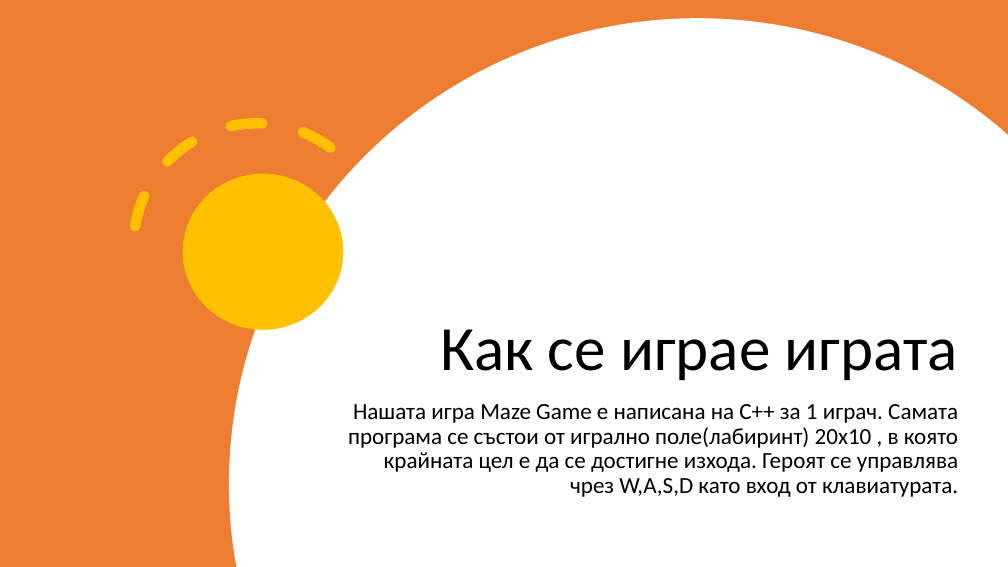
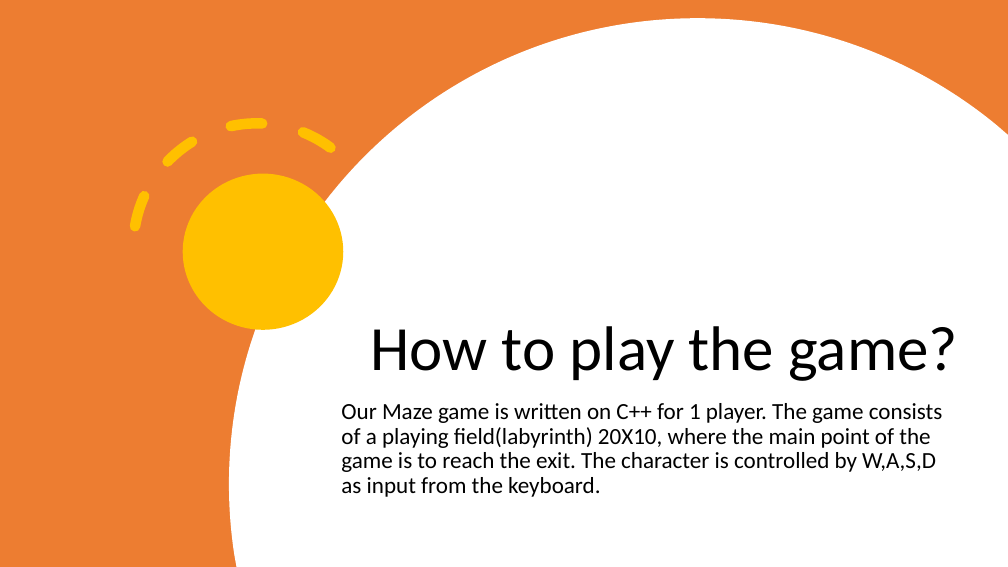
Before and after one commit to MVBoshev/TheCoders, a slide deck: slide 3 of Presentation and Documentation/The Coders - Presentation.pptx (slide 2 before the commit). Drawn at 1008x567 pixels with LibreOffice and Linux fonts; fonts in the diff are those of the drawing. Boxes give left, top, right and bottom in pixels: in the first picture for what was removed or moved away, otherwise in the second. Text is boxed around its words. In the diff, an @@ line names an element or a change of style, - is before the commit and + after.

```diff
--- a/Presentation and Documentation/The Coders - Presentation.pptx
+++ b/Presentation and Documentation/The Coders - Presentation.pptx
@@ title at (370,326,958,381): text changed @@
-Как се играе играта
+How to play the game?
@@ subtitle at (341,403,943,497): text changed @@
-Нашата игра Maze Game е написана на С++ за 1 играч. Самата програма се състои от игрално поле(лабиринт) 20х10 , в която крайната цел е да се достигне изхода. Героят се управлява чрез W,A,S,D като вход от клавиатурата.
+Our Maze game is written on C++ for 1 player. The game consists of a playing field(labyrinth) 20X10, where the main point of the game is to reach the exit. The character is controlled by W,A,S,D as input from the keyboard.
```
Also in this commit, not shown: 4 other slides changed, 2 slides added, 2 slides removed.
